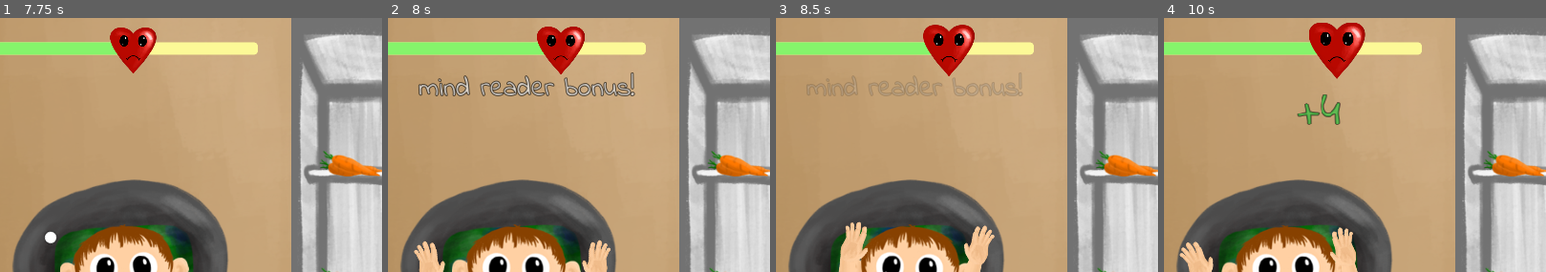
Above: before the commit, frames 1-4 (left to right).
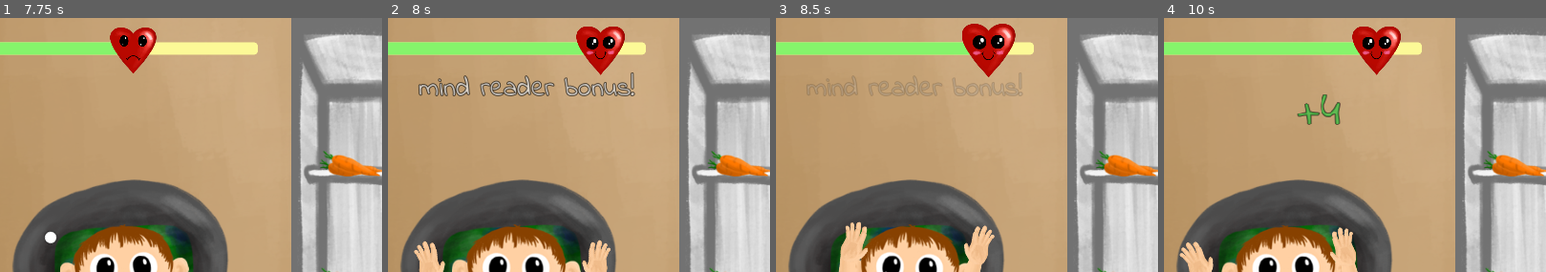
Above: after the commit, the same moments.

Repository: metcalf-putnam/famJam2021
Game: Godot game, scene res://base_scene/base.tscn
Two runs of this game, one before a commit and one after it. Both use one fixed random seed, a clock stepped at 60 frames per second and the inputs below.
Inputs (mouse positions are % of the whole screen's width and height, from its top left):
- Up to frame 1 (7.75 s): move the mouse to (72, 45) at 0.52 s; click (72, 45) at 0.67 s; tap Enter at 1.25 s; move the mouse to (30, 55) at 1.27 s; click (30, 55) at 1.42 s; click "reload" at 2 s; move the mouse to (60, 28) at 2.77 s; click (60, 28) at 2.92 s; click "normal" at 3.5 s; click "normal" at 4.25 s; click "start" at 5 s; move the mouse to (8, 22) at 5.77 s; click (8, 22) at 5.92 s; move the mouse to (21, 23) at 6.52 s; click (21, 23) at 6.67 s; move the mouse to (8, 45) at 7.27 s; click (8, 45) at 7.42 s
- Up to frame 2 (8 s): no input
- Up to frame 3 (8.5 s): move the mouse to (20, 46) at 8.02 s; click (20, 46) at 8.17 s
- Up to frame 4 (10 s): move the mouse to (8, 67) at 8.77 s; click (8, 67) at 8.92 s; move the mouse to (21, 68) at 9.52 s; click (21, 68) at 9.67 s
The pictures show only the part of the screen within x 34-84%, y 0-50%; the shares and areas given below are measured in that part.

Frame 1 is identical in both runs. In frame 2, 3.0% of the frame differs, in the area x 39-62%, y 3-23%; in frame 3, 3.5%; in frame 4, 3.5%, in the area x 38-62%, y 1-25%.

Commit message:
fixed bonus calculation

Diff:
--- a/baby/baby.gd
+++ b/baby/baby.gd
@@ -84,7 +84,7 @@
 	# TODO: make this a bit random which clue goes in which slot
 	# and, like, if you have fridge + sippy, that's a bit annoying, since all
 	# things that go into sippy cup are in the fridge
-
+	print(chosen_food)
 	var clues = [chosen_food["dish"], chosen_food["food_holder"], chosen_food["color"]]
 
 	clues = remove_duplicate_clues(clues)
@@ -164,13 +164,14 @@
 
 
 func _on_done_thinking():
+	var corrected_clue_num = clue_current - 1 + (1 if bubble_current >= 4 else 0)
 	if food_accepted:
 		EventHub.emit_signal("food_accepted") # may not keep these accepted/declined signals
-		EventHub.emit_signal("patience_changed", accepted_change, clue_current)
+		EventHub.emit_signal("patience_changed", accepted_change, corrected_clue_num)
 		eat_food()
 	else:
 		EventHub.emit_signal("food_declined")
-		EventHub.emit_signal("patience_changed", declined_change, clue_current)
+		EventHub.emit_signal("patience_changed", declined_change, corrected_clue_num)
 		state = State.THROW
 		animationState.travel("throw_food")
 	update_head()
@@ -189,7 +190,6 @@
 func _on_heart_beat():
 	if state != State.HUNGRY:
 		return
-	print("clue current: ", clue_current)
 	if bubble_current >= 4:
 		bubble_current = 1
 		clue_current += 1
@@ -207,6 +207,7 @@
 	bubble_current += 1
 
 
+
 func _on_tantrum_end():
 	if game_over:
 		return
--- a/meter/meter.gd
+++ b/meter/meter.gd
@@ -14,12 +14,12 @@
 var mad_speed := 2.25
 
 const clue_level_multipliers = {
-	1: 3, #delayed by one step, since there will only be one beat after clue 1 is shown before clue level 2 begins
+	0: 6,
+	1: 3,
 	2: 2,
 	3: 1,
 	4: 1,
-	5: 1,
-	6: 1
+	5: 1
 }
 
 const happiness_level_multipliers = {
